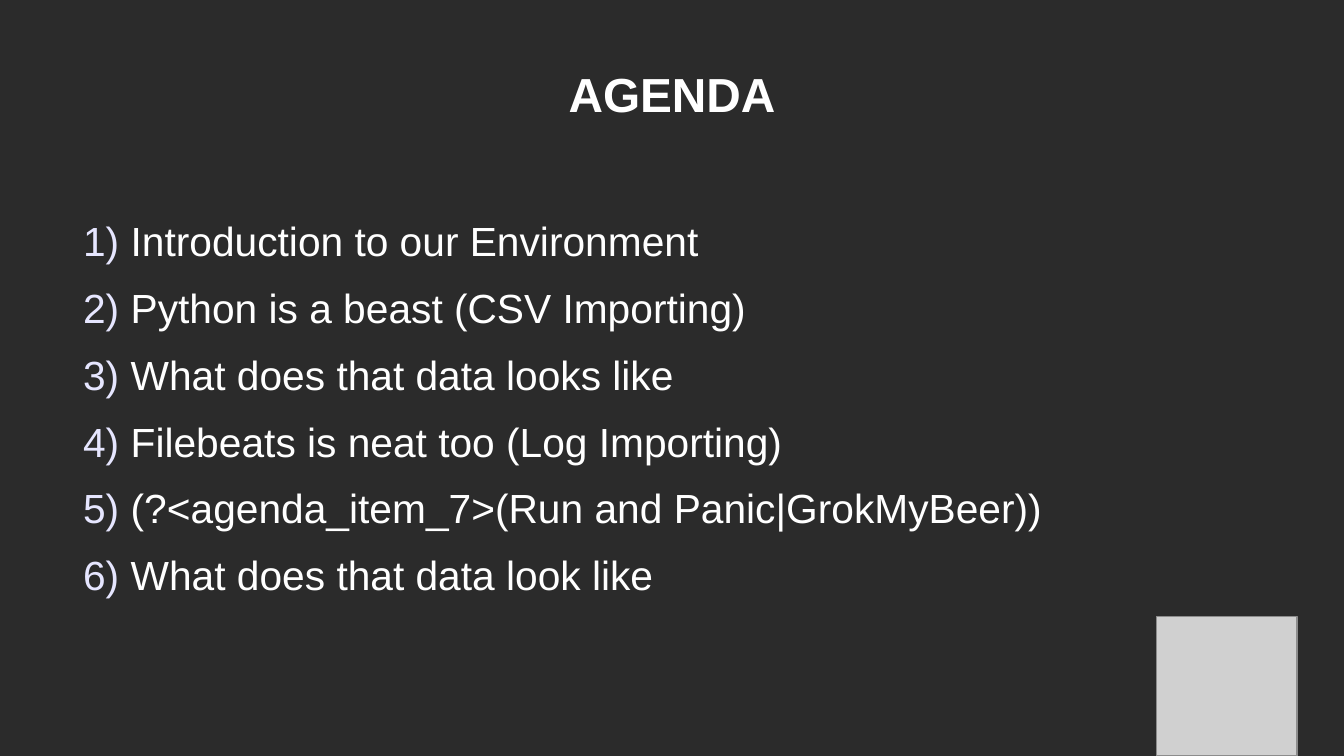
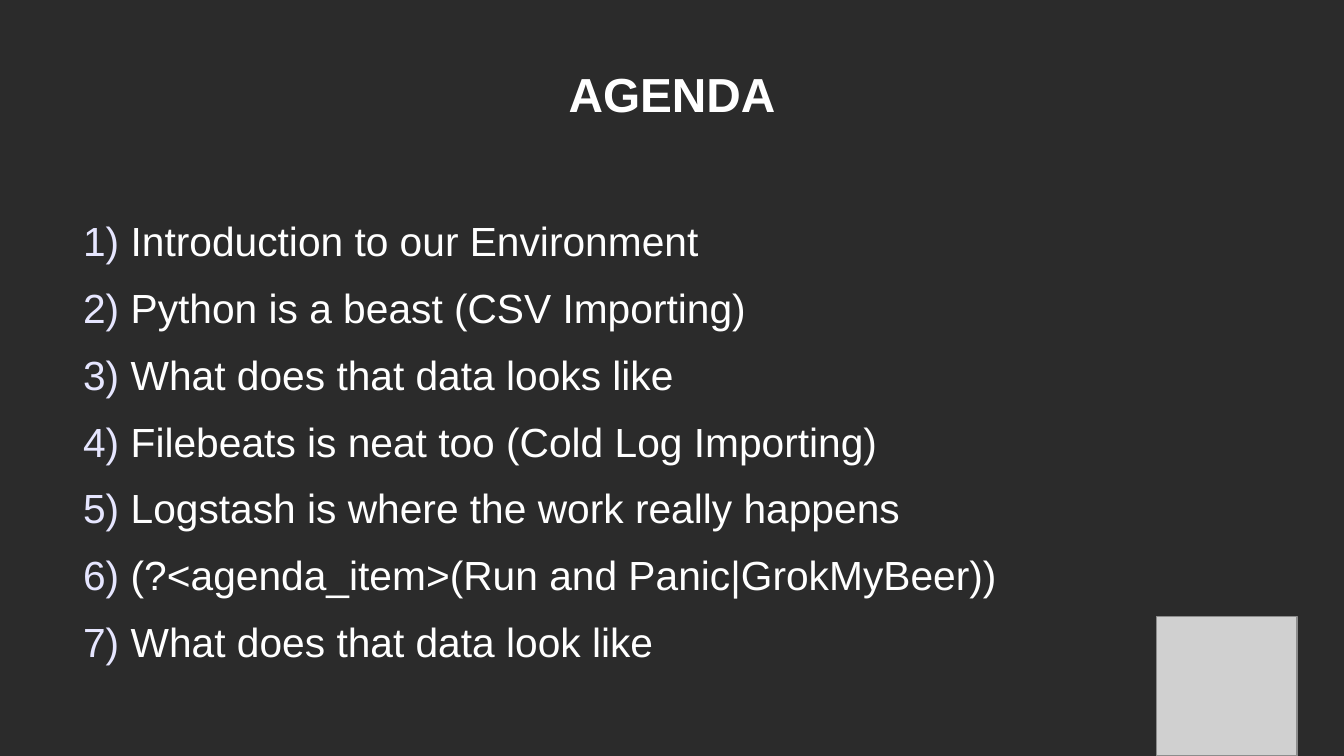
Before and after one commit to j0nny55555/elk101, a slide deck: slide 2 of elk101.odp. Drawn at 1344x756 pixels with LibreOffice and Linux fonts; fonts in the diff are those of the drawing; grey boxes stand for pictures; background and template pictures are left out; a plain dark background stands for a picture behind light text. Boxes give left, top, right and bottom in pixels: in the first picture for what was removed or moved away, otherwise in the second. Text is boxed around its words. In the diff, an @@ line names an element or a change of style, - is before the commit and + after.

Commit message:
Added more README details and
Got some pipelines for syslog figured out, not tested yet, need to finish an import

```diff
--- a/elk101.odp
+++ b/elk101.odp
@@ text at <box>131,427,996,598</box>: text changed @@
-4) Filebeats is neat too (Log Importing)
-5) (?<agenda_item_7>(Run and Panic|GrokMyBeer))
+4) Filebeats is neat too (Cold Log Importing)
+5) Logstash is where the work really happens
+6) (?<agenda_item>(Run and Panic|GrokMyBeer))
```
Also in this commit, not shown: 1 other slide changed, 4 slides added, 1 slide removed, 4 other files.
